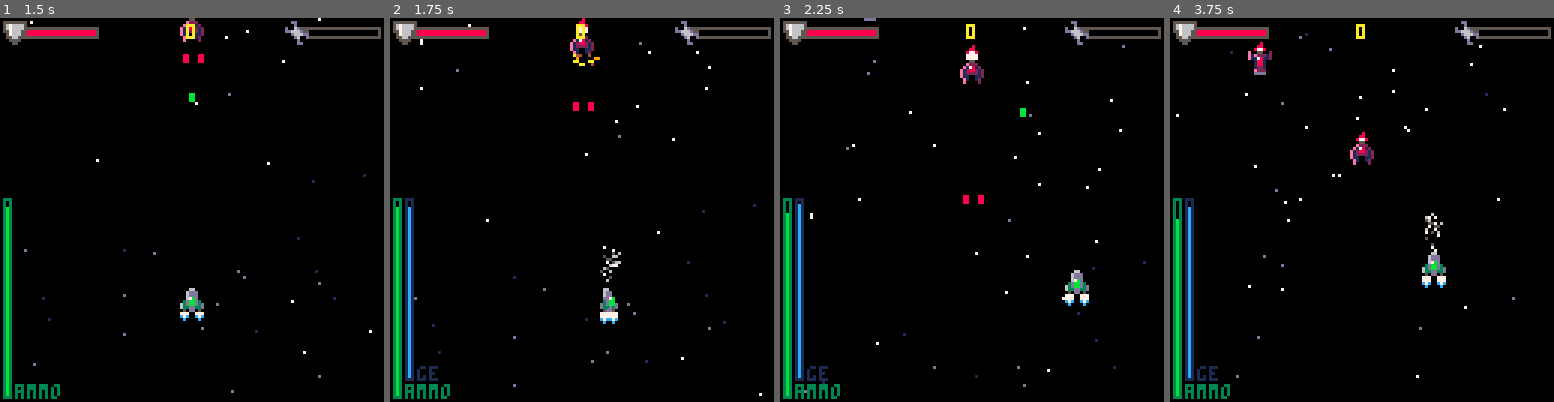
Above: before the commit, frames 1-4 (left to right).
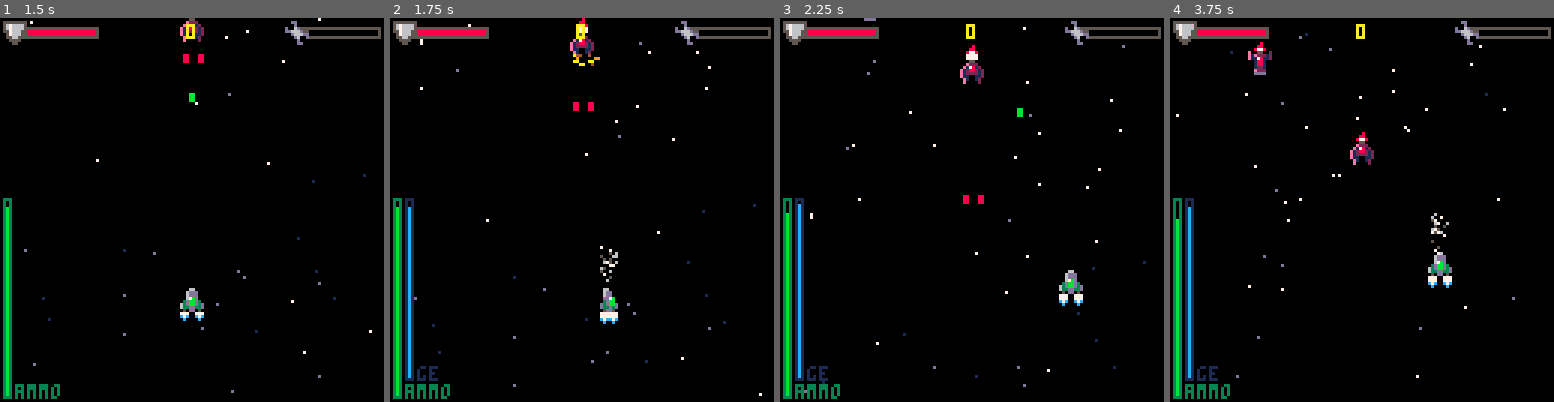
Above: after the commit, the same moments.

Repository: Sreaz0ne/the-recycler-p8
Game: PICO-8 cartridge the_recycler.p8
The game is run twice, just before and just after one commit, with the same random seed, the same clock (stepped at 60 frames per second) and the same inputs.
Inputs:
- Up to frame 1 (1.5 s): tap X (X key) at 0.33, 1.07 s; tap O (Z key) at 0.7 s
- Up to frame 2 (1.75 s): hold Right from 1.6 s (still down); tap O (Z key) at 1.7 s
- Up to frame 3 (2.25 s): tap X (X key) at 1.85 s; release Right at 2.1 s; tap O (Z key) at 2.1 s; hold Up from 2.15 s (still down)
- Up to frame 4 (3.75 s): release Up at 2.42 s; hold Right 2.47-3.03 s; tap O (Z key) every 0.4 s from 2.5 to 3.7 s; tap X (X key) at 2.97 s; hold Left 3.08-3.58 s; hold Down from 3.63 s (still down)

Frame 1 is identical in both runs. In frame 2, 0.1% of the frame differs, in the area x 54-61%, y 59-66%; in frame 3, 0.5%; in frame 4, 0.7%, in the area x 65-74%, y 50-71%.

Commit message:
Try to make some music

Diff:
--- a/the_recycler.p8
+++ b/the_recycler.p8
@@ -113,7 +113,7 @@
 	init_dffclty()
 	time_2_spwn=0
 	impcts={}
-
+	music(0)
 	spwn_enemies(dffclty.e_per_wave)
 end
 
@@ -196,6 +196,7 @@
 
 -- ** game over **
 function updt_gameover()
+	music(-1)
 	if btn(❎)
 	and isshting==0 then
 	 init_game()
@@ -272,9 +273,9 @@
 	plyr={
 		x=60,
 		y=90,
-		speed=1.3,
+		speed=1.24,
 		vspeed=0.4,
-		nspeed=1.3,
+		nspeed=1.24,
 		hp=3,
 		hpmax=3,
 		box={x1=2,x2=5,y1=1,y2=6},
Not shown, changed: 20 lines of the sprite sheet (__gfx__) section of the_recycler.p8
Not shown, changed: the music (__music__) section of the_recycler.p8
Not shown, changed: the sound effects (__sfx__) section of the_recycler.p8
